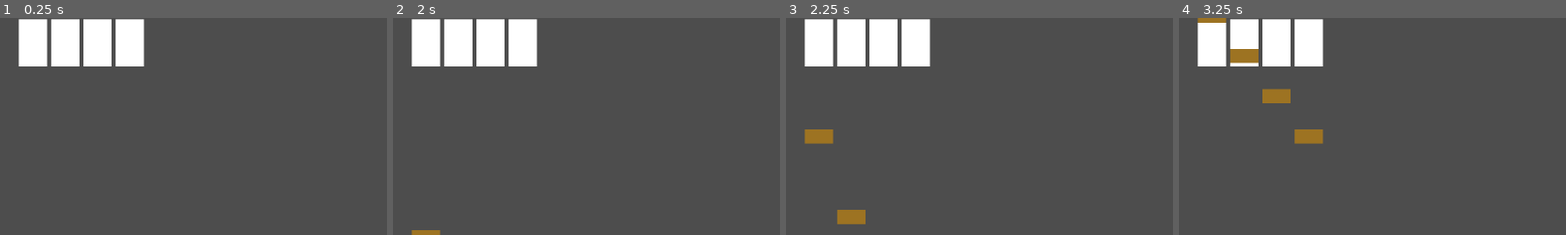
Above: before the commit, frames 1-4 (left to right).
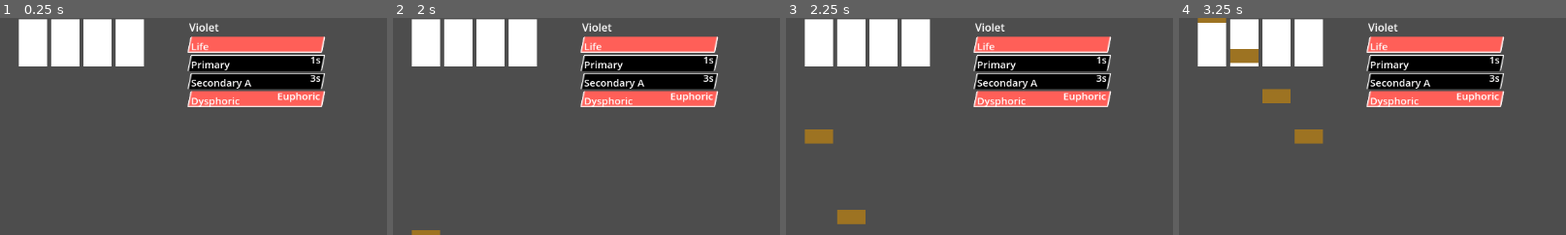
Above: after the commit, the same moments.

Repository: coltonisgod234/Project-KURO-Client
Game: Godot game, scene res://main.tscn
Same seed, same stepped clock (60 frames per second), same inputs: the game is played once before the commit and once after it.
Inputs (mouse positions are % of the whole screen's width and height, from its top left):
- Up to frame 1 (0.25 s): no input
- Up to frame 2 (2 s): move the mouse to (72, 45) at 0.52 s; tap L (Ability) at 0.6 s; tap S (Character) at 0.8, 1.35 s; tap Enter at 1.25 s; move the mouse to (30, 55) at 1.27 s; tap D (key0) at 1.55 s
- Up to frame 3 (2.25 s): move the mouse to (60, 28) at 2.02 s; tap D (key0) at 2.1 s
- Up to frame 4 (3.25 s): tap F (key1) at 2.3, 2.85 s; move the mouse to (45, 70) at 2.77 s; tap J (key2) at 3.05 s
The pictures show only the part of the screen within x 0-50%, y 0-50%; the shares and areas given below are measured in that part.

The runs differ from the first frame. In frame 1, 11% of the frame differs, in the area x 48-84%, y 2-42%; in frame 2, 11%; in frame 3, 11%; in frame 4, 11%.

Commit message:
Okay so I got Violet REALLY working, like FULLY this time. Also CHARACTER HUD WORKS FUCK YEAH

Diff:
--- /dev/null
+++ b/UI_stuff/character_bar.gd
@@ -0,0 +1,11 @@
+extends KURO_Component
+class_name KURO_CharacterFillIndicator
+
+@export var property_name: String
+@export var check: Node
+func kuro_init():
+	await self.wait_till_init(check)
+
+func _process(delta):
+	self.value = check.get(property_name)
+	#print(self.value)
--- a/gameplay/mod_characters/basecharacter.tscn
+++ b/gameplay/mod_characters/basecharacter.tscn
@@ -2,27 +2,22 @@
 
 [ext_resource type="Script" uid="uid://df5w3pd3rwhv0" path="res://gameplay/mod_characters/basecharacter.gd" id="1_1ouy2"]
 [ext_resource type="Script" uid="uid://br6dgp2vin25w" path="res://gameplay/mod_characters/cooldown.gd" id="2_hf5e4"]
-[ext_resource type="Script" uid="uid://fhbqlgk7i0p" path="res://gameplay/mod_characters/character_hud.gd" id="3_yu14t"]
+
+[sub_resource type="GDScript" id="GDScript_cjvcv"]
+script/source = "extends KURO_Component
+
+@export var check: Node
+
+func kuro_init():
+	await self.wait_till_init(check)
+
+func _process(delta):
+	#print(check.time_left)
+	self.value = check.time_left
+"
 
 [node name="Character" type="Node2D"]
 script = ExtResource("1_1ouy2")
-
-[node name="HUD" type="Control" parent="."]
-layout_mode = 3
-anchors_preset = 0
-offset_right = 40.0
-offset_bottom = 40.0
-script = ExtResource("3_yu14t")
-
-[node name="PrimaryStunBar" type="ProgressBar" parent="HUD"]
-layout_mode = 0
-offset_right = 4.0
-offset_bottom = 27.0
-
-[node name="SecondaryStunBar" type="ProgressBar" parent="HUD"]
-layout_mode = 0
-offset_right = 4.0
-offset_bottom = 27.0
 
 [node name="AbilityStun" type="Timer" parent="."]
 script = ExtResource("2_hf5e4")
@@ -36,3 +31,29 @@
 
 [node name="Cooldown" type="Timer" parent="SecondaryA"]
 script = ExtResource("2_hf5e4")
+
+[node name="HUD" type="Control" parent="."]
+layout_mode = 3
+anchors_preset = 0
+offset_right = 40.0
+offset_bottom = 40.0
+
+[node name="PrimaryStunBar" type="ProgressBar" parent="HUD" node_paths=PackedStringArray("check", "export_under")]
+layout_mode = 0
+offset_right = 4.0
+offset_bottom = 27.0
+fill_mode = 1
+script = SubResource("GDScript_cjvcv")
+check = NodePath("../../Primary/Cooldown")
+export_name = "PrimaryStunBar"
+export_under = NodePath("..")
+
+[node name="SecondaryAStunBar" type="ProgressBar" parent="HUD" node_paths=PackedStringArray("check", "export_under")]
+layout_mode = 0
+offset_right = 4.0
+offset_bottom = 27.0
+fill_mode = 1
+script = SubResource("GDScript_cjvcv")
+check = NodePath("../../SecondaryA/Cooldown")
+export_name = "SecondaryAStunBar"
+export_under = NodePath("..")
--- a/gameplay/mod_characters/character_hud.gd
+++ /dev/null
@@ -1 +0,0 @@
-extends Control
--- a/gameplay/mod_characters/character_manager.gd
+++ b/gameplay/mod_characters/character_manager.gd
@@ -1,7 +1,8 @@
 extends KURO_Component
 
-func load_character(scene):
+func load_character(scene, character_num):
 	var character = scene.instantiate()
+	character.position = Vector2(80 + character_num * 200, 0)
 	self.add_child(character)
 
 var mode = "game"
--- a/gameplay/mod_characters/cooldown.gd
+++ b/gameplay/mod_characters/cooldown.gd
@@ -1,14 +1,16 @@
 extends Timer
 
 func stun_for(t: float):
+	self.one_shot = true
+	self.stop()
 	self.wait_time = t
 	self.start()
 	print("Waiting for %s" % t)
 
 func is_stunned():
-	if self.time_left <= 0.0:
+	if self.is_stopped():
 		print("[Cooldown.gd] Not stunned")
 		return false
-	else:
+	elif not self.is_stopped():
 		print("[Cooldown.gd] Yes stunned")
 		return true
--- a/gameplay/mod_characters/violet/primary.gd
+++ b/gameplay/mod_characters/violet/primary.gd
@@ -3,3 +3,5 @@
 func activate():
 	print("[Violet] (primary.gd) Executed")
 	sg.toggle_state()
+	print("Thingy should be the wait now")
+	$Cooldown.stun_for(1.0)
--- a/gameplay/mod_characters/violet/secondary_a.gd
+++ b/gameplay/mod_characters/violet/secondary_a.gd
@@ -1,4 +1,6 @@
 extends KURO_Ability
+
+var is_in_secondary := false
 
 func kuro_init():
 	await Globals.wait_for_component("LaneManager")
@@ -6,7 +8,6 @@
 	Globals.exports["LaneManager"].note_judged.connect(_on_judgement)
 	$ExitTimer.timeout.connect(_on_secondary_end)
 
-var is_in_secondary := false
 func activate():
 	sg.motivation = -1.0
 	$ExitTimer.stun_for(3.0)
@@ -22,8 +23,11 @@
 
 	sg.note_hit_counter = 0
 	$ExitTimer.stop()
+	is_in_secondary = false
 
 func _on_judgement(lane: Node2D, note: Node2D, judge:int, nonfabricated:int):
 	if is_in_secondary and judge == Globals.JUDGE_HIT:
-		sg.reserve += note.speed
+		sg.reserve += note.speed - abs(sg.motivation) * $ExitTimer.time_left
 		sg.note_hit_counter += 1
+	elif is_in_secondary and judge == Globals.JUDGE_MISS:
+		sg.life -= clamp(note.speed * 0.1, 20.0, 100.0)
--- a/gameplay/mod_characters/violet/violet.gd
+++ b/gameplay/mod_characters/violet/violet.gd
@@ -1,45 +1,38 @@
 extends KURO_Character
 
 var reserve: int = 0
-var motivation: float = 0.0
-var motivation_speed: float = 0.1
+var motivation: float = 1.0
+var default_motivation_spd: float = 0.05
+var motivation_speed: float = default_motivation_spd
+var life := 100.0
 
-const STATE_VIOLET_EUPHORIC = -1.0
-const STATE_VIOLET_DYSPHORIC = 1.0
+const STATE_VIOLET_EUPHORIC = 1.0
+const STATE_VIOLET_DYSPHORIC = -1.0
 var state = STATE_VIOLET_EUPHORIC
 var note_hit_counter := 0
 
 func toggle_state():
 	if state == STATE_VIOLET_EUPHORIC:
 		state = STATE_VIOLET_DYSPHORIC
-		motivation = -0.5
-		motivation_speed = 0.01
+		motivation = 0.0
+		motivation_speed = default_motivation_spd
 
 	elif state == STATE_VIOLET_DYSPHORIC:
 		state = STATE_VIOLET_EUPHORIC
-		motivation = +0.5
-		motivation_speed = 0.01
+		motivation = 0.0
+		motivation_speed = default_motivation_spd
 
 func primary():
+	if life <= 0: return
 	if $AbilityStun.is_stunned(): return
 	if $Primary/Cooldown.is_stunned(): return
-	print("[Violet] Violet pri nostun, contin.")
-	toggle_state()
+	$Primary.activate()
 
 func secondaryA():
-	print("[Violet] Violet secA executed")
+	if life <= 0: return
 	if $AbilityStun.is_stunned(): return
-	if $SecondaryA/Cooldown.is_stunned(): return
-	print("[Violet] Violet secA nostun, contin.")
+	if $SecondaryA/ExitTimer.is_stunned(): return
 	$SecondaryA.activate()
-
-func secondaryB():
-	if $AbilityStun.is_stunned(): return
-	if $SecondaryA/Cooldown.is_stunned(): return
-
-func secondaryC():
-	if $AbilityStun.is_stunned(): return
-	if $SecondaryA/Cooldown.is_stunned(): return
 
 func _process(_delta:float):
 	motivation = lerp(motivation, state, motivation_speed * _delta)
--- a/gameplay/mod_characters/violet/violet.tscn
+++ b/gameplay/mod_characters/violet/violet.tscn
@@ -1,29 +1,192 @@
-[gd_scene load_steps=5 format=3 uid="uid://cy7o87heqfp3x"]
+[gd_scene load_steps=8 format=3 uid="uid://cy7o87heqfp3x"]
 
 [ext_resource type="Script" uid="uid://b6c0p3k85ffnj" path="res://gameplay/mod_characters/violet/violet.gd" id="1_d5g55"]
 [ext_resource type="Script" uid="uid://p5rrs66h4m1h" path="res://gameplay/mod_characters/violet/primary.gd" id="3_gyg6r"]
 [ext_resource type="Script" uid="uid://br6dgp2vin25w" path="res://gameplay/mod_characters/cooldown.gd" id="3_kgw7j"]
 [ext_resource type="Script" uid="uid://hg33pcxmdi8n" path="res://gameplay/mod_characters/violet/secondary_a.gd" id="4_72dhn"]
+[ext_resource type="Script" uid="uid://b4sb85uby5c68" path="res://shared/nullcomponent.gd" id="5_1v4fr"]
+[ext_resource type="Theme" uid="uid://c3jcrlkt7sab1" path="res://shared/blackness_GUI.tres" id="6_c3i78"]
+[ext_resource type="Script" uid="uid://bxshnlfug7ihq" path="res://UI_stuff/character_bar.gd" id="6_qpnhd"]
 
-[node name="Violet" type="Node2D"]
+[node name="Violet" type="Node2D" node_paths=PackedStringArray("sg")]
 script = ExtResource("1_d5g55")
+sg = NodePath(".")
+export_name = "Violet"
 
 [node name="AbilityStun" type="Timer" parent="."]
+one_shot = true
 script = ExtResource("3_kgw7j")
 
-[node name="Primary" type="Node2D" parent="." node_paths=PackedStringArray("export_under")]
+[node name="Primary" type="Node2D" parent="." node_paths=PackedStringArray("sg", "export_under")]
 script = ExtResource("3_gyg6r")
 ability_name = "Transition"
+sg = NodePath("..")
+export_name = "Primary"
 export_under = NodePath("..")
 
 [node name="Cooldown" type="Timer" parent="Primary"]
+one_shot = true
 script = ExtResource("3_kgw7j")
 
-[node name="SecondaryA" type="Node2D" parent="."]
+[node name="SecondaryA" type="Node2D" parent="." node_paths=PackedStringArray("sg", "export_under")]
 script = ExtResource("4_72dhn")
+ability_name = "Reflect"
+sg = NodePath("..")
+export_under = NodePath("..")
 
-[node name="Cooldown" type="Timer" parent="SecondaryA"]
+[node name="ExitTimer" type="Timer" parent="SecondaryA"]
+one_shot = true
 script = ExtResource("3_kgw7j")
 
-[node name="ExitTimer" type="Timer" parent="SecondaryA"]
-script = ExtResource("3_kgw7j")
+[node name="HUD" type="VBoxContainer" parent="." node_paths=PackedStringArray("sg", "export_under")]
+custom_minimum_size = Vector2(0, 8)
+offset_right = 200.0
+offset_bottom = 200.0
+size_flags_horizontal = 3
+size_flags_vertical = 3
+theme_override_constants/separation = 3
+script = ExtResource("5_1v4fr")
+sg = NodePath("..")
+export_under = NodePath("..")
+
+[node name="CharacterName" type="Label" parent="HUD"]
+layout_mode = 2
+text = "Violet"
+metadata/_edit_use_anchors_ = true
+
+[node name="LifeBar" type="ProgressBar" parent="HUD" node_paths=PackedStringArray("check", "sg", "export_under")]
+custom_minimum_size = Vector2(0, 24)
+layout_mode = 2
+theme = ExtResource("6_c3i78")
+max_value = 1.0
+allow_greater = true
+allow_lesser = true
+fill_mode = 1
+show_percentage = false
+script = ExtResource("6_qpnhd")
+property_name = "life"
+check = NodePath("../..")
+sg = NodePath("../..")
+export_under = NodePath("..")
+metadata/_edit_use_anchors_ = true
+
+[node name="Name" type="Label" parent="HUD/LifeBar"]
+layout_mode = 1
+offset_left = 3.0
+offset_top = 3.0
+offset_right = 97.0
+offset_bottom = 27.0
+theme = ExtResource("6_c3i78")
+text = "Life"
+
+[node name="PrimaryStunBar" type="ProgressBar" parent="HUD" node_paths=PackedStringArray("check", "sg", "export_under")]
+custom_minimum_size = Vector2(0, 24)
+layout_mode = 2
+theme = ExtResource("6_c3i78")
+max_value = 1.0
+allow_greater = true
+allow_lesser = true
+fill_mode = 1
+show_percentage = false
+script = ExtResource("6_qpnhd")
+property_name = "time_left"
+check = NodePath("../../Primary/Cooldown")
+sg = NodePath("../..")
+export_under = NodePath("..")
+metadata/_edit_use_anchors_ = true
+
+[node name="Name" type="Label" parent="HUD/PrimaryStunBar"]
+layout_mode = 1
+offset_left = 3.0
+offset_top = 3.0
+offset_right = 97.0
+offset_bottom = 27.0
+theme = ExtResource("6_c3i78")
+text = "Primary"
+
+[node name="Max" type="Label" parent="HUD/PrimaryStunBar"]
+layout_mode = 1
+anchors_preset = 1
+anchor_left = 1.0
+anchor_right = 1.0
+offset_left = -20.0
+offset_top = -4.0
+offset_bottom = 20.0
+grow_horizontal = 0
+theme = ExtResource("6_c3i78")
+text = "1s"
+
+[node name="SecondaryAStunBar" type="ProgressBar" parent="HUD" node_paths=PackedStringArray("check", "sg", "export_under")]
+custom_minimum_size = Vector2(0, 24)
+layout_mode = 2
+theme = ExtResource("6_c3i78")
+max_value = 3.0
+allow_greater = true
+allow_lesser = true
+fill_mode = 1
+show_percentage = false
+script = ExtResource("6_qpnhd")
+property_name = "time_left"
+check = NodePath("../../SecondaryA/ExitTimer")
+sg = NodePath("../..")
+export_under = NodePath("..")
+metadata/_edit_use_anchors_ = true
+
+[node name="Name" type="Label" parent="HUD/SecondaryAStunBar"]
+layout_mode = 1
+offset_left = 3.0
+offset_top = 3.0
+offset_right = 96.0
+offset_bottom = 27.0
+theme = ExtResource("6_c3i78")
+text = "Secondary A"
+
+[node name="Max" type="Label" parent="HUD/SecondaryAStunBar"]
+layout_mode = 1
+anchors_preset = 1
+anchor_left = 1.0
+anchor_right = 1.0
+offset_left = -20.0
+offset_top = -4.0
+offset_bottom = 20.0
+grow_horizontal = 0
+theme = ExtResource("6_c3i78")
+text = "3s"
+
+[node name="MotivationBar" type="ProgressBar" parent="HUD" node_paths=PackedStringArray("check", "sg", "export_under")]
+custom_minimum_size = Vector2(0, 24)
+layout_mode = 2
+theme = ExtResource("6_c3i78")
+min_value = -1.0
+max_value = 1.0
+allow_greater = true
+allow_lesser = true
+fill_mode = 1
+show_percentage = false
+script = ExtResource("6_qpnhd")
+property_name = "motivation"
+check = NodePath("../..")
+sg = NodePath("../..")
+export_under = NodePath("../..")
+metadata/_edit_use_anchors_ = true
+
+[node name="Min" type="Label" parent="HUD/MotivationBar"]
+layout_mode = 1
+offset_left = 3.0
+offset_top = 3.0
+offset_right = 98.0
+offset_bottom = 27.0
+theme = ExtResource("6_c3i78")
+text = "Dysphoric"
+
+[node name="Max" type="Label" parent="HUD/MotivationBar"]
+layout_mode = 1
+anchors_preset = 1
+anchor_left = 1.0
+anchor_right = 1.0
+offset_left = -69.0
+offset_top = -4.0
+offset_bottom = 20.0
+grow_horizontal = 0
+theme = ExtResource("6_c3i78")
+text = "Euphoric"
--- a/main.gd
+++ b/main.gd
@@ -9,7 +9,7 @@
 	print("[Main] Initalizing CharacterManager...")
 	character_manager = Scenes.CharacterManager.instantiate()
 	self.add_child(character_manager)
-	character_manager.load_character(Scenes.CharacterViolet)
+	character_manager.load_character(Scenes.CharacterViolet, 1)
 
 var hud = null
 func init_HUD():
--- /dev/null
+++ b/shared/blackness_GUI.tres
@@ -0,0 +1,35 @@
+[gd_resource type="Theme" load_steps=4 format=3 uid="uid://c3jcrlkt7sab1"]
+
+[sub_resource type="SystemFont" id="SystemFont_5jl1u"]
+
+[sub_resource type="StyleBoxFlat" id="StyleBoxFlat_5jl1u"]
+bg_color = Color(0, 0, 0, 1)
+skew = Vector2(0.2, 0)
+border_width_left = 3
+border_width_top = 2
+border_width_right = 3
+border_color = Color(1, 1, 1, 1)
+border_blend = true
+
+[sub_resource type="StyleBoxFlat" id="StyleBoxFlat_5o8n1"]
+bg_color = Color(1, 0.373795, 0.344489, 1)
+skew = Vector2(0.2, 0)
+border_width_left = 3
+border_width_right = 3
+border_width_bottom = 3
+border_color = Color(1, 1, 1, 1)
+border_blend = true
+
+[resource]
+default_font = SubResource("SystemFont_5jl1u")
+Label/colors/font_color = Color(1, 1, 1, 1)
+Label/colors/font_outline_color = Color(0, 0, 0, 1)
+Label/colors/font_shadow_color = Color(0, 0, 0, 0)
+Label/font_sizes/font_size = 15
+Label/fonts/font = SubResource("SystemFont_5jl1u")
+ProgressBar/colors/font_color = Color(1, 1, 1, 1)
+ProgressBar/colors/font_outline_color = Color(0, 0, 0, 1)
+ProgressBar/constants/outline_size = 0
+ProgressBar/fonts/font = SubResource("SystemFont_5jl1u")
+ProgressBar/styles/background = SubResource("StyleBoxFlat_5jl1u")
+ProgressBar/styles/fill = SubResource("StyleBoxFlat_5o8n1")
--- a/shared/kuro_component.gd
+++ b/shared/kuro_component.gd
@@ -1,25 +1,24 @@
 extends Node
 class_name KURO_Component
 
+@export var sg: Node
+
 const YOURE_NOT_PART_OF_ONE = null
 
-func wait_for_component(component_name):
-	print("[%s] (BASE) Waiting for component" % [self.name])
-	while component_name not in self.exports:
+func wait_till_init(component):
+	print("[%s] (BASE) Waiting for initialization: %s" % [self.name, component])
+	while component == null:
+		await self.get_tree().process_frame
+
+	return component
+
+func wait_for_component(component_name, relative_to=null):
+	if relative_to == null: relative_to = self
+
+	print("[%s] (BASE) Waiting for component %s ON %s" % [self.name, component_name, relative_to.name])
+	while component_name not in relative_to.exports:
 		await get_tree().process_frame
 	return self.exports.get(component_name)
-
-func get_scene_root(me_myself_and_i):
-	var current = me_myself_and_i
-	if me_myself_and_i.get_parent() != null:
-		current = me_myself_and_i.get_parent()
-	return current
-
-func WhatIsTheRootComponent(me_myself_and_i):
-	print("[%s] (BASE) Finding root component" % [self.name])
-	var export = get_scene_root(me_myself_and_i)
-	print("[%s] (BASE) Got %s" % [self.name, export])
-	return export  # null is checkable as YOURE_NOT_PART_OF_ONE too
 
 func ExportUnder(parent, me_myself_and_i, name=null):
 	if name is not String:
@@ -31,13 +30,11 @@
 	print("[%s] (BASE) Exporting... %s UNDER %s AS %s" % [self.name, me_myself_and_i.name, parent.name, name])
 	parent.exports.set(name, me_myself_and_i)
 
-
 signal component_ready(component, globals_export_name)
 @export var export_name: String
 @export var export_under: Node
 var exports := {}
 var initalized_yet := false
-var sg
 
 func kuro_init():
 	pass
@@ -48,7 +45,6 @@
 	else:
 		Globals.ExportUnder(export_under, self, export_name)
 
-	self.sg = Globals.WhatIsTheRootComponent(self)
 	self.kuro_init()
 	self.component_ready.emit(self, export_name)
 	initalized_yet = true
--- /dev/null
+++ b/shared/nullcomponent.gd
@@ -0,0 +1,5 @@
+extends KURO_Component
+class_name KURO_NullComponent
+
+func kuro_init():
+	print("[%s] (BASE) Null component initalized, I do absolutely nothing!" % [self.name])
Not shown, added: UI_stuff/character_bar.gd.uid
Not shown, removed: gameplay/mod_characters/character_hud.gd.uid
Not shown, added: shared/nullcomponent.gd.uid
